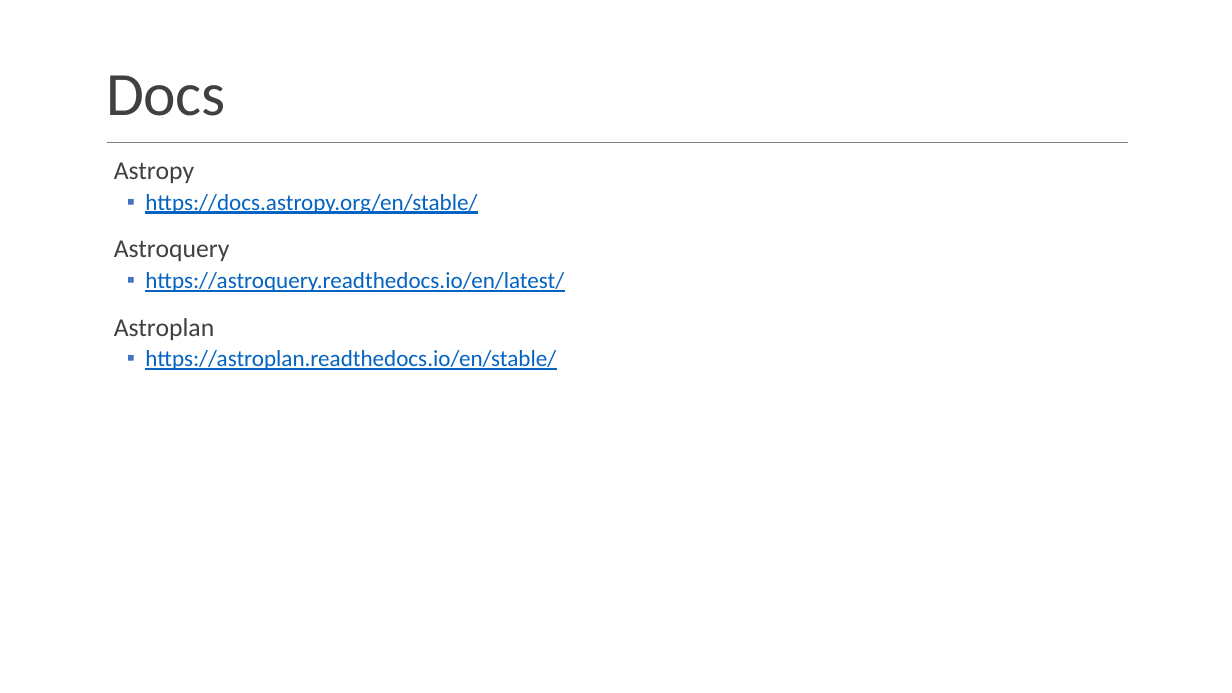
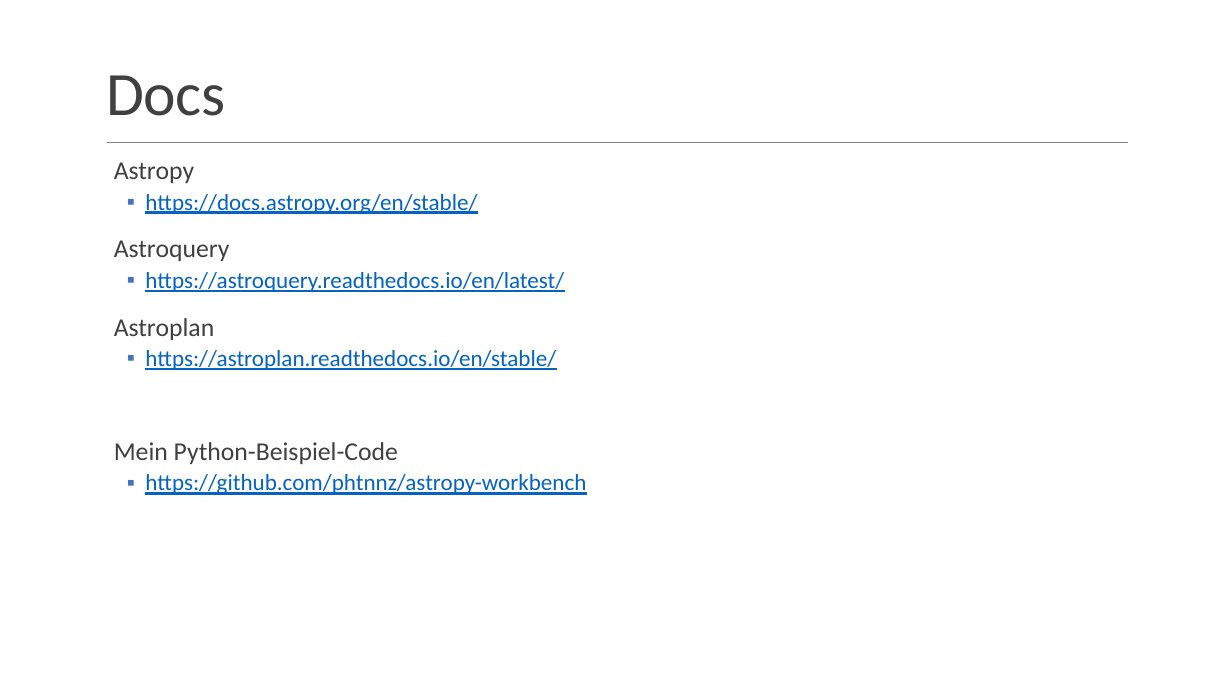
Before and after one commit to phtnnz/astropy-workbench, a slide deck: slide 11 of doc/Astropy-and-Friends.pptx. Drawn at 1232x693 pixels with LibreOffice and Linux fonts; fonts in the diff are those of the drawing; background and template pictures are left out. Boxes give left, top, right and bottom in pixels: in the first picture for what was removed or moved away, otherwise in the second. Text is boxed around its words. In the diff, an @@ line names an element or a change of style, - is before the commit and + after.

```diff
--- a/doc/Astropy-and-Friends.pptx
+++ b/doc/Astropy-and-Friends.pptx
@@ text at [114, 442, 586, 495]: paragraphs added @@
+  Mein Python-Beispiel-Code
+  ▪ https://github.com/phtnnz/astropy-workbench
```
Also in this commit, not shown: 10 other slides changed, 1 other file.
